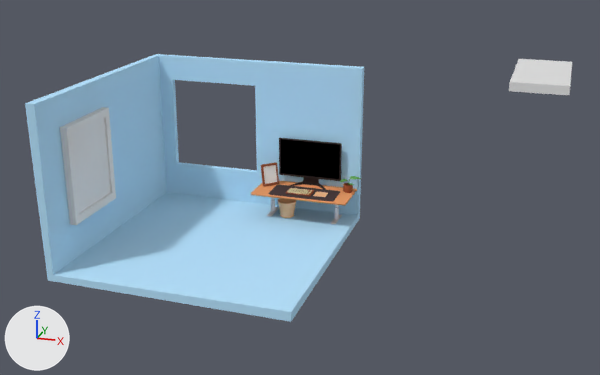
An edit to the Blender file Room.blend, drawn before and after from the same camera.
The view is the same before and after, from a 50 mm lens placed at (20.6, -85.3, 40.5), pointed at (-11.6, 14.4, 2.7). Lighting does not change. The marker at lower left points along +X, +Y and +Z.

Before the edit, the objects in view are built like this:
```python
me_cube = bpy.data.meshes.new('Cube')
me_cube.from_pydata(...)  # 96 vertices, 98 faces; spans x -1.0..1.0, y -1.0..1.0, z -1.0..1.0
me_cube.polygons.foreach_set('use_smooth', [True] * 98)
me_cube.materials.append(mat_table_top_002)  # orange #e99c68
me_cube_001 = bpy.data.meshes.new('Cube.001')
me_cube_001.from_pydata(...)  # 16 vertices, 14 faces; spans x -1.0..1.0, y -1.0..1.0, z -1.0..1.0
me_cube_001.materials.append(mat_material_009)  # white #e7e7e7
me_cube_005 = bpy.data.meshes.new('Cube.005')
me_cube_005.from_pydata(...)  # 14 vertices, 12 faces; spans x -1.0..1.08, y -1.08..1.0, z -0.4..1.08
me_cube_005.materials.append(mat_material_001)  # blue #b9e4ff
me_cube_010 = bpy.data.meshes.new('Cube.010')
me_cube_010.from_pydata(...)  # a box spanning x -1.0..1.0, y -1.0..1.0, z -1.0..1.0
ob_cube = bpy.data.objects.new('Cube', me_cube_001)
ob_cube.location = (-29.35, -7.68, 11.01)
ob_cube.rotation_euler = (0.0, 6.278, 7.861)  # degrees (0, 360, 90)
ob_cube.scale = (4.4, 0.394, 5.56)
ob_cube_002 = bpy.data.objects.new('Cube.002', me_cube_010)
ob_cube_002.location = (17.2, 45.62, 13.35)
ob_cube_002.scale = (4.19, -9.13, 0.68)
ob_cube_003 = bpy.data.objects.new('Cube.003', me_cube_005)
ob_cube_003.location = (-16.24, -2.43, 14.61)
ob_cube_003.scale = (-13.5, -13.5, -13.5)
_m = ob_cube_003.modifiers.new('Boolean', 'BOOLEAN')
_m.object = ob_cube_004
ob_table_top = bpy.data.objects.new('Table Top', me_cube)
ob_table_top.location = (-9.08, 8.48, 4.5)
ob_table_top.scale = (6.1, 3.03, 0.11)
# also in view: 'Monitor' at (-9.0, 10.3, 7.6)
```
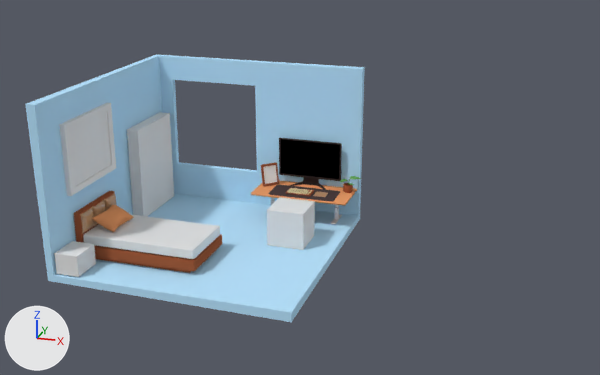
Diff of the bpy script that builds the scene:
```diff
--- a/Room.blend.py
+++ b/Room.blend.py
@@ me_cube_010 @@
 me_cube_010.from_pydata(...)  # 8 vertices, 6 faces; spans x -1.0..1.0, y -1.0..1.0, z -1.0..1.0
 # used by ob_cube_002; location = (17.2, 45.62, 13.35); scale = (4.19, -9.13, 0.68)
-me_cube_010.vertices[0].co = (-1.0, -1.0, -1.0)
-me_cube_010.vertices[1].co = (-1.0, -1.0, 1.0)  # pixel (518, 58)
-me_cube_010.vertices[2].co = (-1.0, 1.0, -1.0)  # pixel (508, 91)
-me_cube_010.vertices[3].co = (-1.0, 1.0, 1.0)  # pixel (509, 81)
-me_cube_010.vertices[4].co = (1.0, -1.0, -1.0)  # pixel (571, 70)
-me_cube_010.vertices[5].co = (1.0, -1.0, 1.0)  # pixel (572, 61)
-me_cube_010.vertices[6].co = (1.0, 1.0, -1.0)  # pixel (569, 95)
-me_cube_010.vertices[7].co = (1.0, 1.0, 1.0)  # pixel (570, 85)
+# me_cube_010 part 1
+me_cube_010.vertices[0].co = (-7.29, -0.99, -1.89)
+me_cube_010.vertices[1].co = (-7.29, -0.99, -0.48)
+me_cube_010.vertices[2].co = (-7.29, 0.92, -1.82)
+me_cube_010.vertices[3].co = (-7.29, 0.92, -0.41)
+me_cube_010.vertices[4].co = (8.9, -0.99, -1.89)
+me_cube_010.vertices[5].co = (8.9, -0.99, -0.48)
+me_cube_010.vertices[6].co = (8.9, 0.92, -1.82)
+me_cube_010.vertices[7].co = (8.9, 0.92, -0.41)
@@ ob_cube_003 @@
 ob_cube_003 = bpy.data.objects.new('Cube.003', me_cube_005)
-ob_cube_003.location = (-16.24, -2.43, 14.61)
+ob_cube_003.location = (-16.2, -2.41, 14.56)
 ob_cube_003.scale = (-13.5, -13.5, -13.5)
@@ ob_cube @@
 ob_cube = bpy.data.objects.new('Cube', me_cube_001)
-ob_cube.location = (-29.35, -7.68, 11.01)
+ob_cube.location = (-29.5, -7.16, 12.87)
 ob_cube.rotation_euler = (0.0, 6.278, 7.861)  # degrees (0, 360, 90)
-ob_cube.scale = (4.4, 0.394, 5.56)
+ob_cube.scale = (4.92, 0.284, 4.01)
@@ ob_cube_002 @@
 ob_cube_002 = bpy.data.objects.new('Cube.002', me_cube_010)
-ob_cube_002.location = (17.2, 45.62, 13.35)
-ob_cube_002.scale = (4.19, -9.13, 0.68)
+ob_cube_002.location = (-22.73, -7.66, 4.32)
+ob_cube_002.scale = (0.833, -3.88, 0.833)
@@ ob_plane_004 @@
+ob_plane_004 = bpy.data.objects.new('Plane.004', me_plane_007)  # 1052 vertices, 1050 faces; spans x -1.03..1.03, y -1.04..1.04, z -0.27..0.41; in mat_material_007 (beige #ffc693)
+ob_plane_004.location = (-29.06, -4.95, 5.16)
+ob_plane_004.rotation_euler = (0.0, 1.582, 0.0)  # degrees (0, 91, 0)
+ob_plane_004.scale = (1.21, 1.11, 1.7)
@@ ob_plane_003 @@
+ob_plane_003 = bpy.data.objects.new('Plane.003', me_plane_007.copy())
+ob_plane_003.location = (-29.06, -7.5, 5.19)
+ob_plane_003.rotation_euler = (0.0, 1.582, 0.0)  # degrees (0, 91, 0)
+ob_plane_003.scale = (1.21, 1.21, 1.7)
@@ ob_plane_002 @@
+ob_plane_002 = bpy.data.objects.new('Plane.002', me_plane_007.copy())
+ob_plane_002.location = (-29.06, -10.02, 5.22)
+ob_plane_002.rotation_euler = (0.0, 1.582, 0.0)  # degrees (0, 91, 0)
+ob_plane_002.scale = (1.21, 1.11, 1.7)
@@ ob_plane_001 @@
+ob_plane_001 = bpy.data.objects.new('Plane.001', me_plane_002)  # 1052 vertices, 1050 faces; spans x -1.06..1.05, y -1.06..1.07, z -0.62..0.76; in mat_table_top_002 (orange #e99c68)
+ob_plane_001.location = (-26.97, -7.61, 4.76)
+ob_plane_001.rotation_euler = (-3.123, 2.719, 3.168)  # degrees (-179, 156, 182)
+ob_plane_001.scale = (1.48, 2.16, 1.48)
@@ ob_bed_frame @@
+ob_bed_frame = bpy.data.objects.new('Bed Frame', me_cube_012)  # 34 vertices, 32 faces; spans x -1.0..1.0, y -1.0..1.02, z -1.68..6.24; in mat_material_013 (brown #a25939)
+ob_bed_frame.location = (-22.38, -7.56, 2.24)
+ob_bed_frame.scale = (7.19, 3.85, 0.687)
@@ ob_cube_007 @@
+ob_cube_007 = bpy.data.objects.new('Cube.007', me_cube_010.copy())  # the mesh of ob_cube_002
+ob_cube_007.location = (-28.19, -13.9, 2.32)
+ob_cube_007.scale = (1.37, 1.76, 1.19)
@@ ob_cube_006 @@
+ob_cube_006 = bpy.data.objects.new('Cube.006', me_cube_010.copy())  # the mesh of ob_cube_002
+ob_cube_006.location = (-8.32, 0.86, 3.26)
+ob_cube_006.scale = (2.21, 2.21, 2.21)
@@ ob_cube_005 @@
+ob_cube_005 = bpy.data.objects.new('Cube.005', me_cube_010.copy())  # the mesh of ob_cube_002
+ob_cube_005.location = (-28.86, 5.83, 6.86)
+ob_cube_005.scale = (0.734, 4.35, 5.79)
```

Location of each change, (x1, y1, x2, y2) in pixels of the pictures (600 x 375 px):
'Cube.003', moved: before (25, 54, 364, 322); after (25, 54, 365, 322)
'Cube.002', reshaped, moved, rescaled (116% wider, 22% taller): before (509, 59, 572, 95); after (83, 215, 220, 259)
'Cube', moved, rescaled (21% shorter): before (60, 107, 116, 225); after (59, 103, 116, 196)
'Cube.005', added: after (127, 112, 174, 217)
'Cube.006', added: after (267, 197, 315, 250)
'Bed Frame', added (brown): after (74, 191, 222, 273)
'Cube.007', added: after (54, 241, 96, 277)
'Plane.001', added: after (92, 205, 134, 232)
'Plane.002', added: after (80, 207, 94, 234)
'Plane.003', added: after (92, 200, 106, 226)
'Plane.004', added: after (104, 193, 117, 210)
